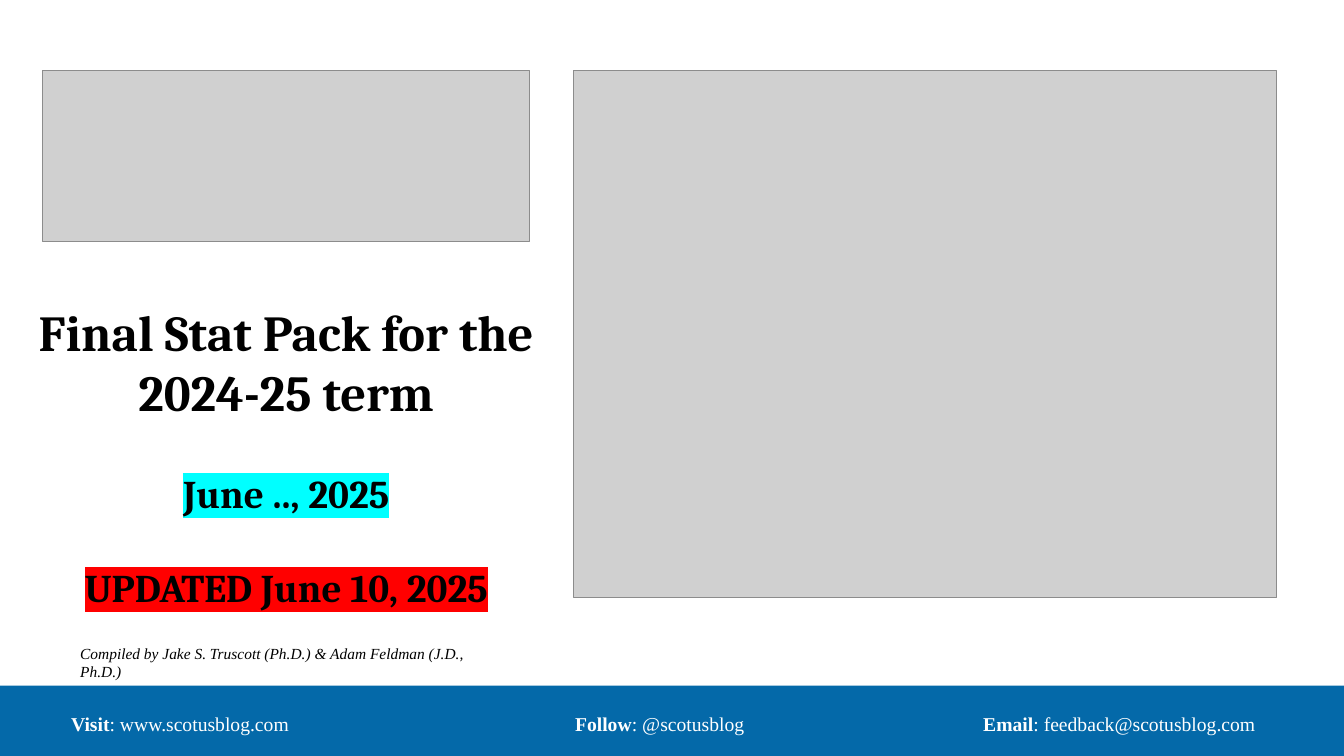
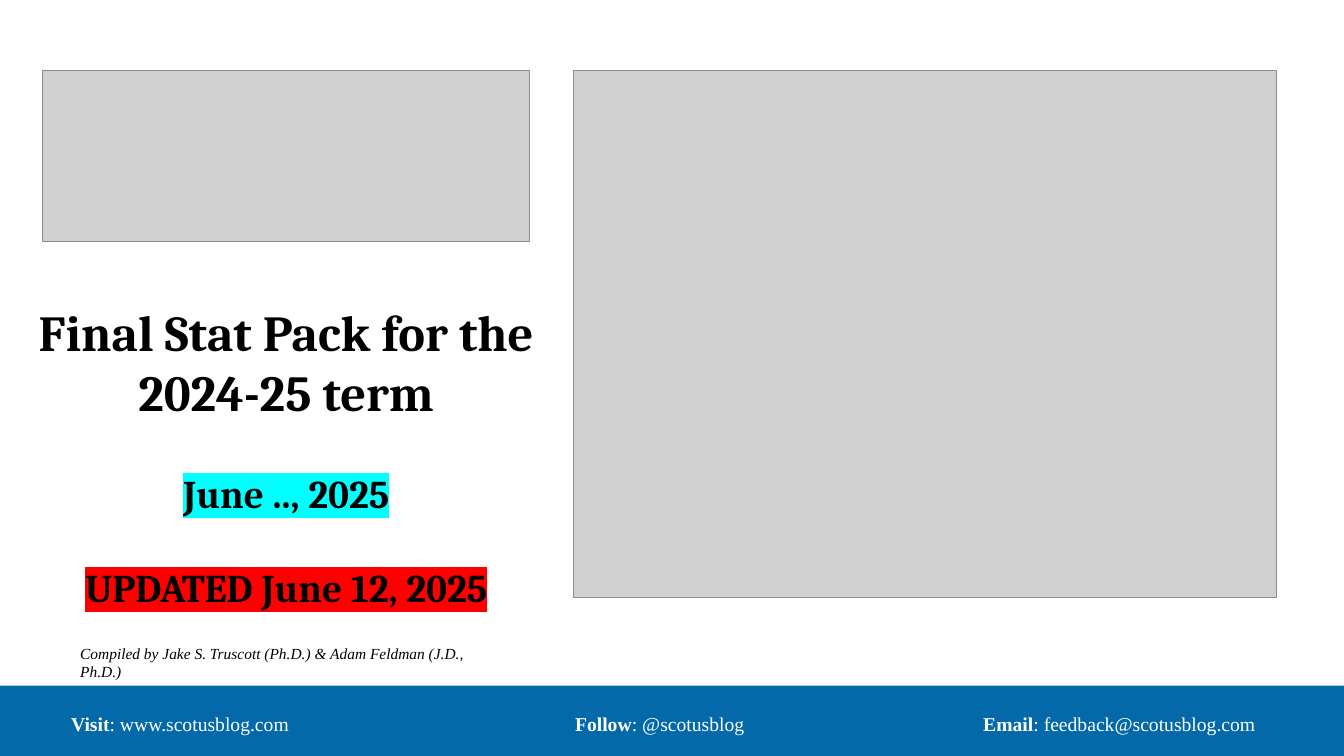
Before and after one commit to JakeTruscott/scotuswatch, a slide deck: slide 1 of Stat Reviews/OT24_StatReview/compilation/SCOTUSBlog/statpack_OT24.pptx. Drawn at 1344x756 pixels with LibreOffice and Linux fonts; fonts in the diff are those of the drawing; grey boxes stand for pictures. Boxes give left, top, right and bottom in pixels: in the first picture for what was removed or moved away, otherwise in the second. Text is boxed around its words. In the diff, an @@ line names an element or a change of style, - is before the commit and + after.

```diff
--- a/Stat Reviews/OT24_StatReview/compilation/SCOTUSBlog/statpack_OT24.pptx
+++ b/Stat Reviews/OT24_StatReview/compilation/SCOTUSBlog/statpack_OT24.pptx
@@ title at [39,315,533,611]: text changed @@
-Final Stat Pack for the 2024-25 term
-June .., 2025
-UPDATED June 10, 2025
+Final Stat Pack for the 2024-25 term
+June .., 2025
+UPDATED June 12, 2025
```
Also in this commit, not shown: 14 other slides changed, 1 slide added, 43 other files.
